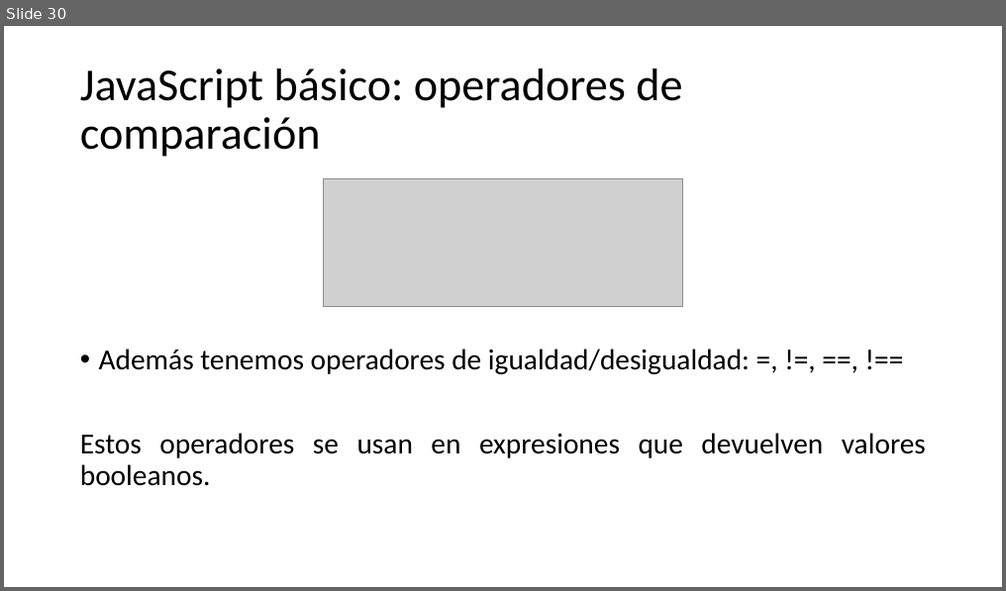
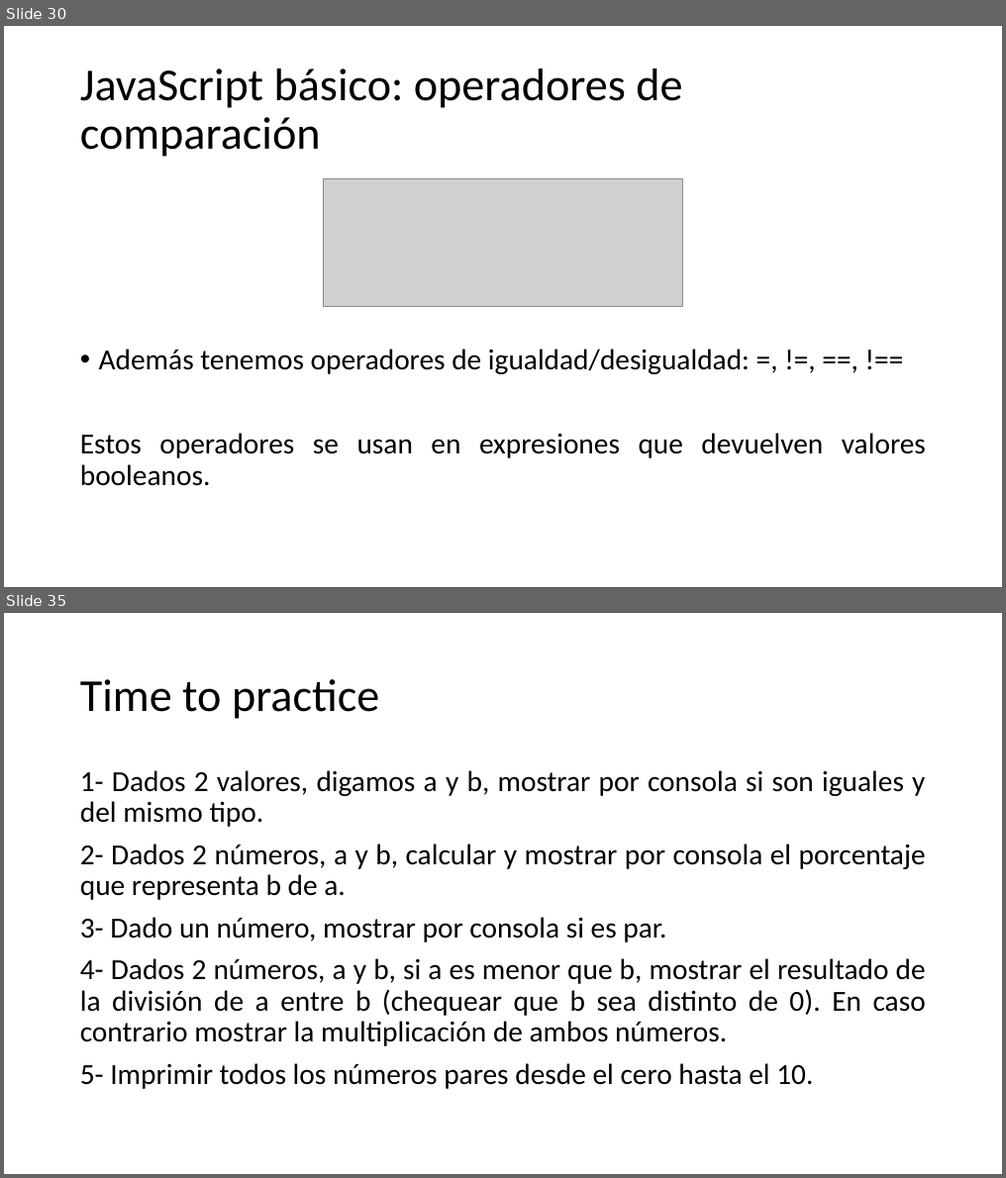
Before and after one commit to SarutobiKonohamaru/js_full_course, a slide deck: Presentacion.pptx. Shown one above the other, each under a label of ours: slide 30 before the commit, slides 30 and 35 after it; the slides between them are not shown. The pictures are 1006x591 and 1006x1178 pixels, drawn with LibreOffice and Linux fonts; fonts in the diff are those of the drawing; grey boxes stand for pictures. Boxes give left, top, right and bottom in pixels: in the first picture for what was removed or moved away, otherwise in the second. Text is boxed around its words. In the diff, an @@ line names an element or a change of style, - is before the commit and + after.

```diff
--- a/Presentacion.pptx
+++ b/Presentacion.pptx
@@ slide 35 added at [4, 613, 1002, 1174], background #FFFFFF @@
@@ title added at [80, 679, 379, 719], 44 pt, text #000000 @@
+Time to practice
@@ text added at [80, 770, 926, 1089], 28 pt, text #000000 @@
+1- Dados 2 valores, digamos a y b, mostrar por consola si son iguales y del mismo tipo.
+2- Dados 2 números, a y b, calcular y mostrar por consola el porcentaje que representa b de a.
+3- Dado un número, mostrar por consola si es par.
+4- Dados 2 números, a y b, si a es menor que b, mostrar el resultado de la división de a entre b (chequear que b sea distinto de 0). En caso contrario mostrar la multiplicación de ambos números.
+5- Imprimir todos los números pares desde el cero hasta el 10.
```
Also in this commit, not shown: 2 slides changed, 5 other slides added.
